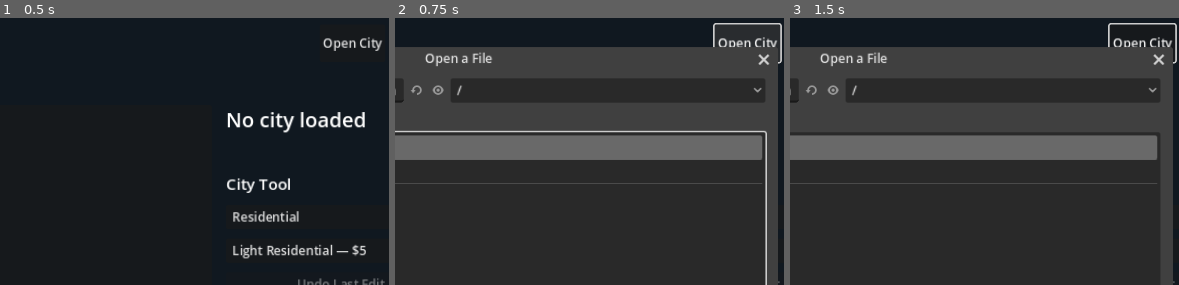
Above: before the commit, frames 1-3 (left to right).
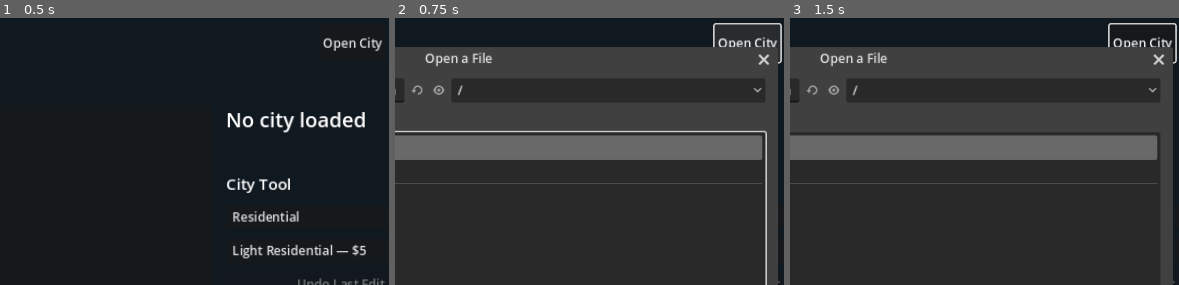
Above: after the commit, the same moments.

Repository: nicholas-ochoa/OpenSC2K
Game: Godot game, scene res://main.tscn
Same seed, same stepped clock (60 frames per second), same inputs: the game is played once before the commit and once after it.
Inputs (mouse positions are % of the whole screen's width and height, from its top left):
- Up to frame 1 (0.5 s): no input
- Up to frame 2 (0.75 s): click "Open City" at 0.5 s
- Up to frame 3 (1.5 s): click (35, 88) at 1.27 s; type "12" at 1.35 s
The pictures show only the part of the screen within x 41-91%, y 0-50%; the shares and areas given below are measured in that part.

Frame 1 is identical in both runs. In frame 2, 0.1% of the frame differs, in the area x 2-18%, y 25-32%; in frame 3, 0.1%.

Commit message:
connect pipes and subway stations when building

Diff:
--- a/game/src/tools/building_command.gd
+++ b/game/src/tools/building_command.gd
@@ -24,6 +24,17 @@
 const SMALL_PARK := 0x0d
 const BIG_PARK := 0xd5
 const MARINA := 0xf8
+const STATUE := 0xdb
+const WATER_PUMP := 0xdc
+const SUBWAY_STATION := 0xe9
+const UNDER_SUBWAY_FIRST := 0x01
+const UNDER_SUBWAY_LAST := 0x0f
+const UNDER_PIPE_FIRST := 0x10
+const UNDER_PIPE_LAST := 0x1e
+const UNDER_PIPE_SUBWAY_LR := 0x1f
+const UNDER_PIPE_SUBWAY_TB := 0x20
+const UNDER_UNKNOWN := 0x22
+const UNDER_SUBWAY_ENTRANCE := 0x23
 const MICROSIM_DYNAMIC_FIRST := 10
 const MICROSIM_LABEL_BASE := 51
 
@@ -155,6 +166,48 @@
 const CORNER_BOTTOM_RIGHT := [0x20, 0x40, 0x80, 0x10]
 const CORNER_TOP_LEFT := [0x40, 0x80, 0x10, 0x20]
 const CORNER_TOP_RIGHT := [0x80, 0x10, 0x20, 0x40]
+const NETWORK_SHAPES := [0, 0, 1, 6, 0, 0, 7, 11, 1, 9, 1, 10, 8, 13, 12, 14]
+const FORCED_TERRAIN_SHAPES := [0, 2, 3, 4, 5, 0, 0, 0, 1, 1, 1, 1, 1, 1, 1, 1]
+const FORCED_TERRAIN_MASKS := {
+	1: true,
+	2: true,
+	3: true,
+	4: true,
+	9: true,
+	10: true,
+	11: true,
+	12: true,
+}
+const VERTICAL_TERRAIN_BLOCKS := {
+	1: true,
+	3: true,
+	15: true,
+	17: true,
+	19: true,
+	31: true,
+	33: true,
+	35: true,
+	47: true,
+	68: true,
+	69: true,
+	70: true,
+	71: true,
+}
+const HORIZONTAL_TERRAIN_BLOCKS := {
+	2: true,
+	4: true,
+	15: true,
+	18: true,
+	20: true,
+	31: true,
+	34: true,
+	36: true,
+	47: true,
+	68: true,
+	69: true,
+	70: true,
+	71: true,
+}
 
 
 static func supports_tool(group_index: int, subtool_index: int) -> bool:
@@ -211,6 +264,7 @@
 	var terrain: PackedByteArray = changed_payloads.XTER
 	var zones: PackedByteArray = changed_payloads.XZON
 	var flags: PackedByteArray = changed_payloads.XBIT
+	var underground: PackedByteArray = changed_payloads.XUND
 	var text_overlays: PackedByteArray = changed_payloads.XTXT
 	var labels: PackedByteArray = changed_payloads.XLAB
 	var microsims: PackedByteArray = changed_payloads.XMIC
@@ -250,13 +304,19 @@
 				text_overlays[index] = overlay_id
 			tile_indices.append(index)
 	_set_corners(zones, site, area, city.compass_rotation())
+	if tile_id == STATUE:
+		flags[selected.x * CityState.MAP_SIZE + selected.y] &= ~FLAG_POWERABLE & 0xff
+	elif tile_id == WATER_PUMP:
+		_place_pipe(underground, terrain, flags, selected)
+	elif tile_id == SUBWAY_STATION:
+		_place_subway_station(underground, terrain, flags, selected)
 	if BUDGET_CURRENT.has(tile_id):
 		var budget_offset: int = MISC_BUDGETS + int(BUDGET_CURRENT[tile_id]) * BUDGET_RECORD_SIZE
 		_write_u32_be(misc, budget_offset, _read_u32_be(misc, budget_offset) + 1)
 	_write_u32_be(misc, MISC_FUNDS, city.funds() - cost)
 
 	var changed_ids := PackedStringArray()
-	for chunk_id in ["XBLD", "XZON", "XBIT", "XTXT", "XLAB", "XMIC", "MISC"]:
+	for chunk_id in ["XBLD", "XZON", "XUND", "XBIT", "XTXT", "XLAB", "XMIC", "MISC"]:
 		if changed_payloads[chunk_id] != old_payloads[chunk_id]:
 			changed_ids.append(chunk_id)
 	if not _apply_payloads(city, changed_ids, changed_payloads, old_payloads):
@@ -501,6 +561,126 @@
 	zones[site.position.x * CityState.MAP_SIZE + far.y] = CORNER_TOP_RIGHT[view]
 
 
+static func _place_pipe(
+	underground: PackedByteArray,
+	terrain: PackedByteArray,
+	flags: PackedByteArray,
+	point: Vector2i
+) -> void:
+	var index := point.x * CityState.MAP_SIZE + point.y
+	var old_tile := int(underground[index])
+	if (old_tile >= UNDER_PIPE_FIRST and old_tile <= UNDER_PIPE_LAST) or old_tile == UNDER_PIPE_SUBWAY_LR or old_tile == UNDER_PIPE_SUBWAY_TB:
+		return
+	if old_tile == 0:
+		underground[index] = UNDER_PIPE_FIRST
+	elif old_tile == 1:
+		underground[index] = UNDER_PIPE_SUBWAY_LR
+	elif old_tile == 2:
+		underground[index] = UNDER_PIPE_SUBWAY_TB
+	else:
+		return
+	flags[index] |= FLAG_PIPED
+	_retile_neighborhood(underground, terrain, point, true)
+
+
+# connect and retile the subway before replacing the center with the station
+static func _place_subway_station(
+	underground: PackedByteArray,
+	terrain: PackedByteArray,
+	flags: PackedByteArray,
+	point: Vector2i
+) -> void:
+	var index := point.x * CityState.MAP_SIZE + point.y
+	var old_tile := int(underground[index])
+	var inserted := false
+	if old_tile == 0:
+		underground[index] = UNDER_SUBWAY_FIRST
+		inserted = true
+	elif old_tile == UNDER_PIPE_FIRST:
+		underground[index] = UNDER_PIPE_SUBWAY_TB
+		inserted = true
+	elif old_tile == UNDER_PIPE_FIRST + 1:
+		underground[index] = UNDER_PIPE_SUBWAY_LR
+		inserted = true
+	if inserted:
+		_retile_neighborhood(underground, terrain, point, false)
+	underground[index] = UNDER_SUBWAY_ENTRANCE
+	flags[index] &= ~FLAG_PIPED & 0xff
+
+
+static func _retile_neighborhood(
+	underground: PackedByteArray, terrain: PackedByteArray, point: Vector2i, pipes: bool
+) -> void:
+	_retile_underground(underground, terrain, point, pipes)
+	for offset in [Vector2i(-1, 0), Vector2i(1, 0), Vector2i(0, -1), Vector2i(0, 1)]:
+		var near: Vector2i = point + offset
+		if near.x >= 0 and near.x < 128 and near.y >= 0 and near.y < 128:
+			_retile_underground(underground, terrain, near, pipes)
+
+
+static func _retile_underground(
+	underground: PackedByteArray, terrain: PackedByteArray, point: Vector2i, pipes: bool
+) -> void:
+	var index := point.x * CityState.MAP_SIZE + point.y
+	var current := int(underground[index])
+	if pipes:
+		if current < UNDER_PIPE_FIRST or current > UNDER_PIPE_LAST:
+			return
+	else:
+		if current < UNDER_SUBWAY_FIRST or current > UNDER_SUBWAY_LAST:
+			return
+	var terrain_shape := int(terrain[index]) & 0x0f if terrain[index] <= 0x30 else 0
+	var base := UNDER_PIPE_FIRST if pipes else UNDER_SUBWAY_FIRST
+	if FORCED_TERRAIN_MASKS.has(terrain_shape):
+		underground[index] = base + FORCED_TERRAIN_SHAPES[terrain_shape]
+		return
+
+	var connections := 0
+	if point.x > 0:
+		var west_index := (point.x - 1) * CityState.MAP_SIZE + point.y
+		if _underground_connects(underground[west_index], pipes) and _allows_horizontal(terrain[west_index]):
+			connections |= 8
+	if point.x < 127:
+		var east_index := (point.x + 1) * CityState.MAP_SIZE + point.y
+		if _underground_connects(underground[east_index], pipes) and _allows_horizontal(terrain[east_index]):
+			connections |= 2
+	if point.y > 0:
+		var north_index := point.x * CityState.MAP_SIZE + point.y - 1
+		if _underground_connects(underground[north_index], pipes) and _allows_vertical(terrain[north_index]):
+			connections |= 1
+	if point.y < 127:
+		var south_index := point.x * CityState.MAP_SIZE + point.y + 1
+		if _underground_connects(underground[south_index], pipes) and _allows_vertical(terrain[south_index]):
+			connections |= 4
+	if pipes and connections == 0:
+		connections = 15
+	underground[index] = base + NETWORK_SHAPES[connections]
+
+
+static func _underground_connects(tile_id: int, pipes: bool) -> bool:
+	if pipes:
+		return (
+			(tile_id >= UNDER_PIPE_FIRST and tile_id <= UNDER_PIPE_LAST)
+			or tile_id == UNDER_PIPE_SUBWAY_LR
+			or tile_id == UNDER_PIPE_SUBWAY_TB
+		)
+	return (
+		(tile_id >= UNDER_SUBWAY_FIRST and tile_id <= UNDER_SUBWAY_LAST)
+		or tile_id == UNDER_SUBWAY_ENTRANCE
+		or tile_id == UNDER_PIPE_SUBWAY_LR
+		or tile_id == UNDER_PIPE_SUBWAY_TB
+		or tile_id == UNDER_UNKNOWN
+	)
+
+
+static func _allows_vertical(terrain_id: int) -> bool:
+	return terrain_id >= 0 and terrain_id <= 71 and not VERTICAL_TERRAIN_BLOCKS.has(terrain_id)
+
+
+static func _allows_horizontal(terrain_id: int) -> bool:
+	return terrain_id >= 0 and terrain_id <= 71 and not HORIZONTAL_TERRAIN_BLOCKS.has(terrain_id)
+
+
 static func _update_building_count(
 	misc: PackedByteArray, zone: int, old_building: int, new_building: int
 ) -> void:
@@ -518,6 +698,7 @@
 		["XBLD", CityState.TILE_COUNT],
 		["XTER", CityState.TILE_COUNT],
 		["XZON", CityState.TILE_COUNT],
+		["XUND", CityState.TILE_COUNT],
 		["XBIT", CityState.TILE_COUNT],
 		["XTXT", CityState.TILE_COUNT],
 		["XLAB", CityState.LABEL_COUNT * CityState.LABEL_RECORD_SIZE],
@@ -558,6 +739,7 @@
 	city.buildings = city.document.find_chunk("XBLD").decoded_payload.duplicate()
 	city.terrain = city.document.find_chunk("XTER").decoded_payload.duplicate()
 	city.zones = city.document.find_chunk("XZON").decoded_payload.duplicate()
+	city.underground = city.document.find_chunk("XUND").decoded_payload.duplicate()
 	city.tile_flags = city.document.find_chunk("XBIT").decoded_payload.duplicate()
 	city.text_overlays = city.document.find_chunk("XTXT").decoded_payload.duplicate()
 
--- a/game/tests/test_runner.gd
+++ b/game/tests/test_runner.gd
@@ -990,7 +990,7 @@
 	_check(Buildings.footprint(Vector2i(20, 20), 4) == Rect2i(19, 19, 4, 4), "Four-tile footprint starts one tile before the pointer")
 
 	var document := Sc2Document.load_path(reference_root.path_join("DEFAULT.SC2"))
-	for chunk_id in ["XBLD", "XTER", "XZON", "XBIT", "XTXT"]:
+	for chunk_id in ["XBLD", "XTER", "XZON", "XUND", "XBIT", "XTXT"]:
 		_check(
 			document.find_chunk(chunk_id).set_decoded_payload(_filled_bytes(128 * 128, 0)),
 			"Building fixture clears %s" % chunk_id,
@@ -1050,6 +1050,27 @@
 	_check(Buildings.undo(city, mayor_house, random, process_random).ok, "Mayor house placement can be undone")
 	_check(process_random.state == mayor_random_before, "Building undo restores the process random state")
 
+	_check(city.set_underground_id(59, 60, 0x1e), "Pump fixture places an adjacent isolated pipe")
+	var pump := Buildings.apply(city, 4, 1, Vector2i(60, 60), random, process_random)
+	_check(pump.ok, "Water pump placement succeeds")
+	_check(city.underground_id(59, 60) == 0x11 and city.underground_id(60, 60) == 0x11, "Water pump reconnects its adjacent pipe")
+	_check(city.is_piped(60, 60), "Water pump keeps the piped flag")
+	_check(Buildings.undo(city, pump, random, process_random).ok, "Water pump underground changes can be undone")
+	_check(city.underground_id(59, 60) == 0x1e and city.underground_id(60, 60) == 0, "Pump undo restores both underground tiles")
+
+	_check(city.set_underground_id(64, 65, 0x0f), "Subway fixture places an adjacent isolated subway")
+	var subway_station := Buildings.apply(city, 7, 3, Vector2i(65, 65), random, process_random)
+	_check(subway_station.ok, "Subway station placement succeeds")
+	_check(city.underground_id(65, 65) == 0x23, "Subway station writes the underground entrance")
+	_check(city.underground_id(64, 65) == 0x02, "Subway station reconnects its adjacent subway")
+	_check(not city.is_piped(65, 65) and city.is_powered(65, 65) and city.is_powerable(65, 65), "Subway station clears only the piped structure flag")
+	_check(Buildings.undo(city, subway_station, random, process_random).ok, "Subway station underground changes can be undone")
+
+	var statue := Buildings.apply(city, 5, 2, Vector2i(68, 68), random, process_random)
+	_check(statue.ok, "Statue placement succeeds")
+	_check(city.is_piped(68, 68) and city.is_powered(68, 68) and not city.is_powerable(68, 68), "Statue clears the powerable flag")
+	_check(Buildings.undo(city, statue, random, process_random).ok, "Statue placement can be undone")
+
 	var edge := Buildings.apply(city, 3, 2, Vector2i(1, 1), random, process_random)
 	_check(not edge.ok and edge.error.contains("fit"), "Four-tile building rejects the inner map edge")
 	_check(city.set_building_id(20, 20, 0x1d), "Blocked-site fixture places a road")
